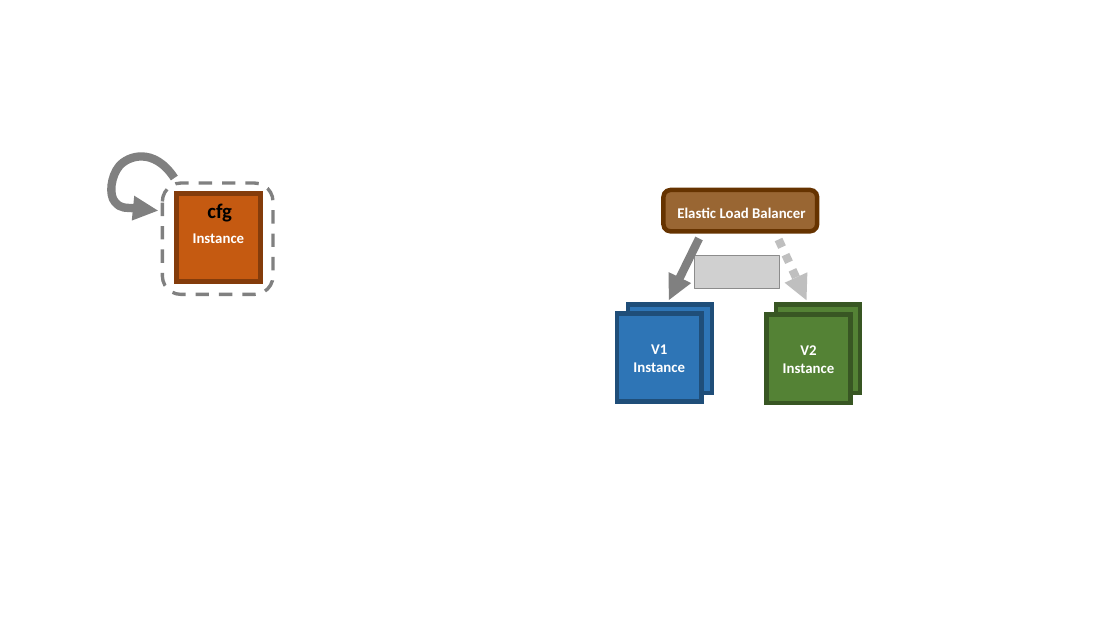
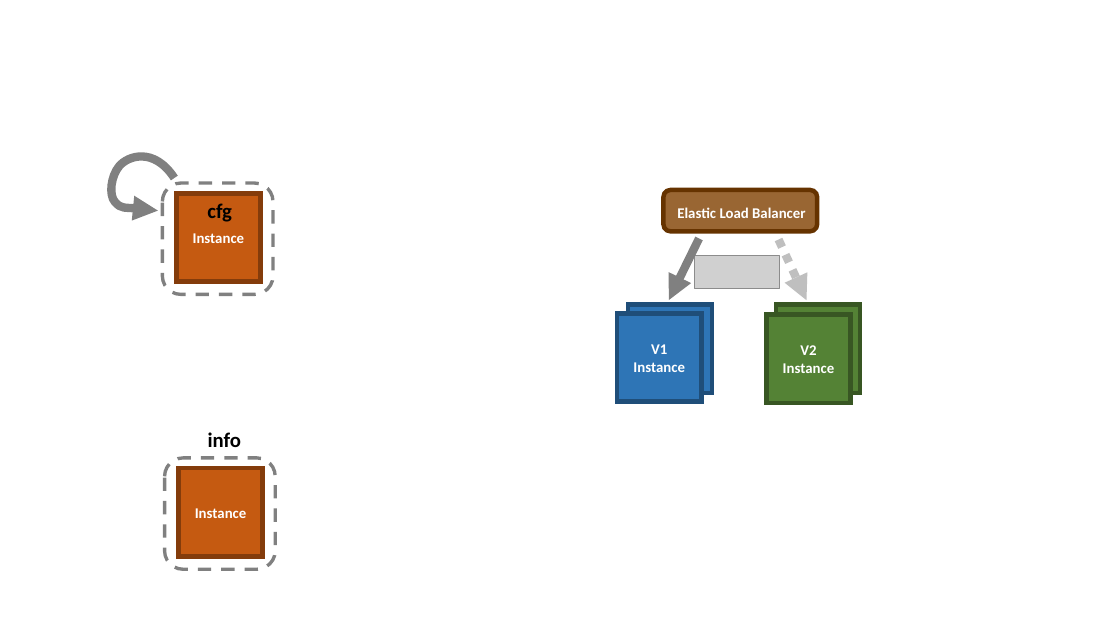
Before and after one commit to flyway/boxfuse.com, a slide deck: slide 20 of _sources/GettingStarted.pptx. Drawn at 1120x630 pixels with LibreOffice and Linux fonts; fonts in the diff are those of the drawing; grey boxes stand for pictures. Boxes give left, top, right and bottom in pixels: in the first picture for what was removed or moved away, otherwise in the second. Text is boxed around its words. In the diff, an @@ line names an element or a change of style, - is before the commit and + after.

```diff
--- a/_sources/GettingStarted.pptx
+++ b/_sources/GettingStarted.pptx
@@ text added at (x1=208, y1=432, x2=241, y2=447), 28 pt, text #000000, bold @@
+info
@@ rounded rectangle added at (x1=165, y1=458, x2=275, y2=569), outline #808080 4.5 pt dashed @@
@@ rectangle added at (x1=179, y1=468, x2=263, y2=557), fill #C55A11, outline #843C0B 6 pt, 20 pt, text #FFFFFF, bold @@
+Instance
```
Also in this commit, not shown: 5 other slides changed, 36 other files.
